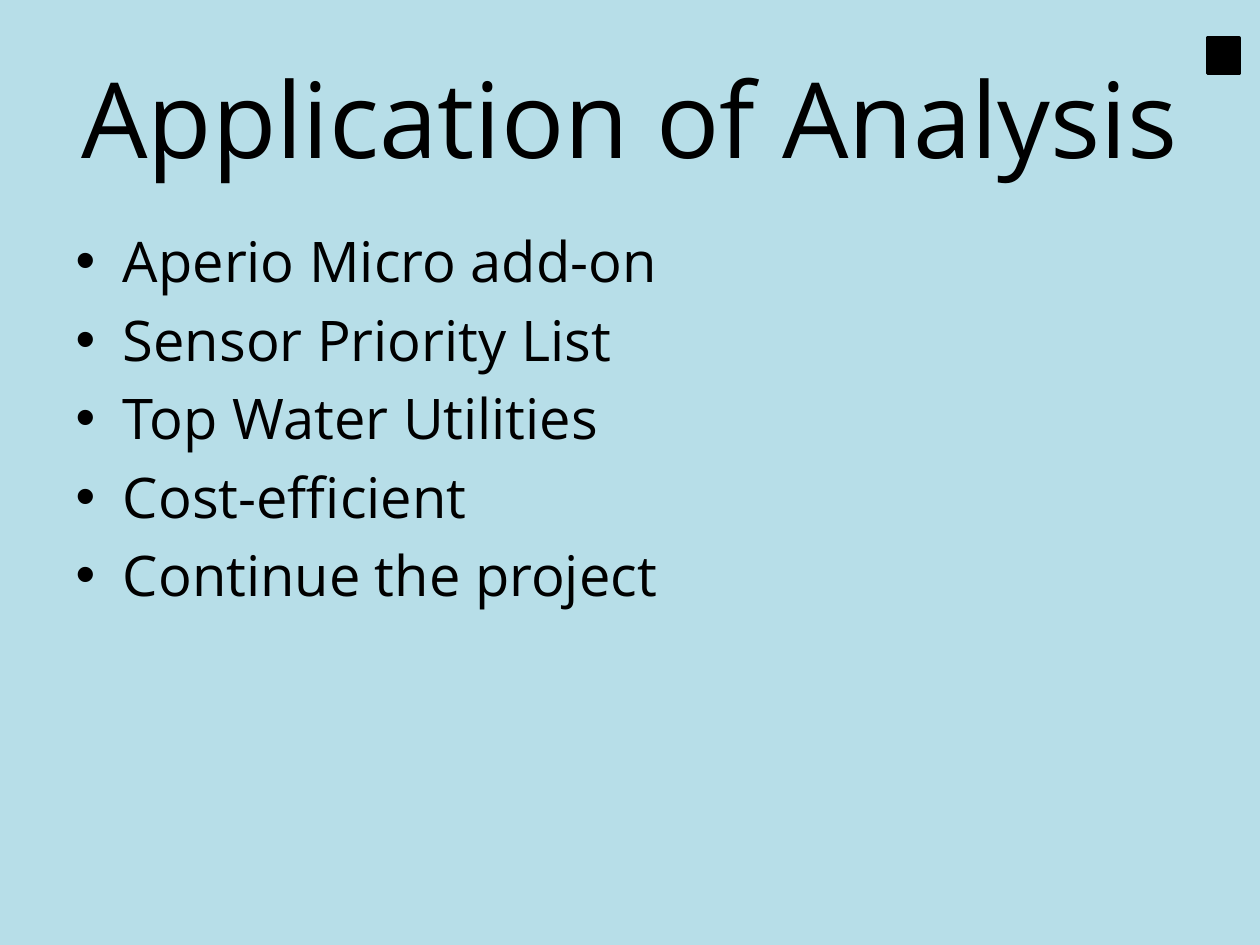
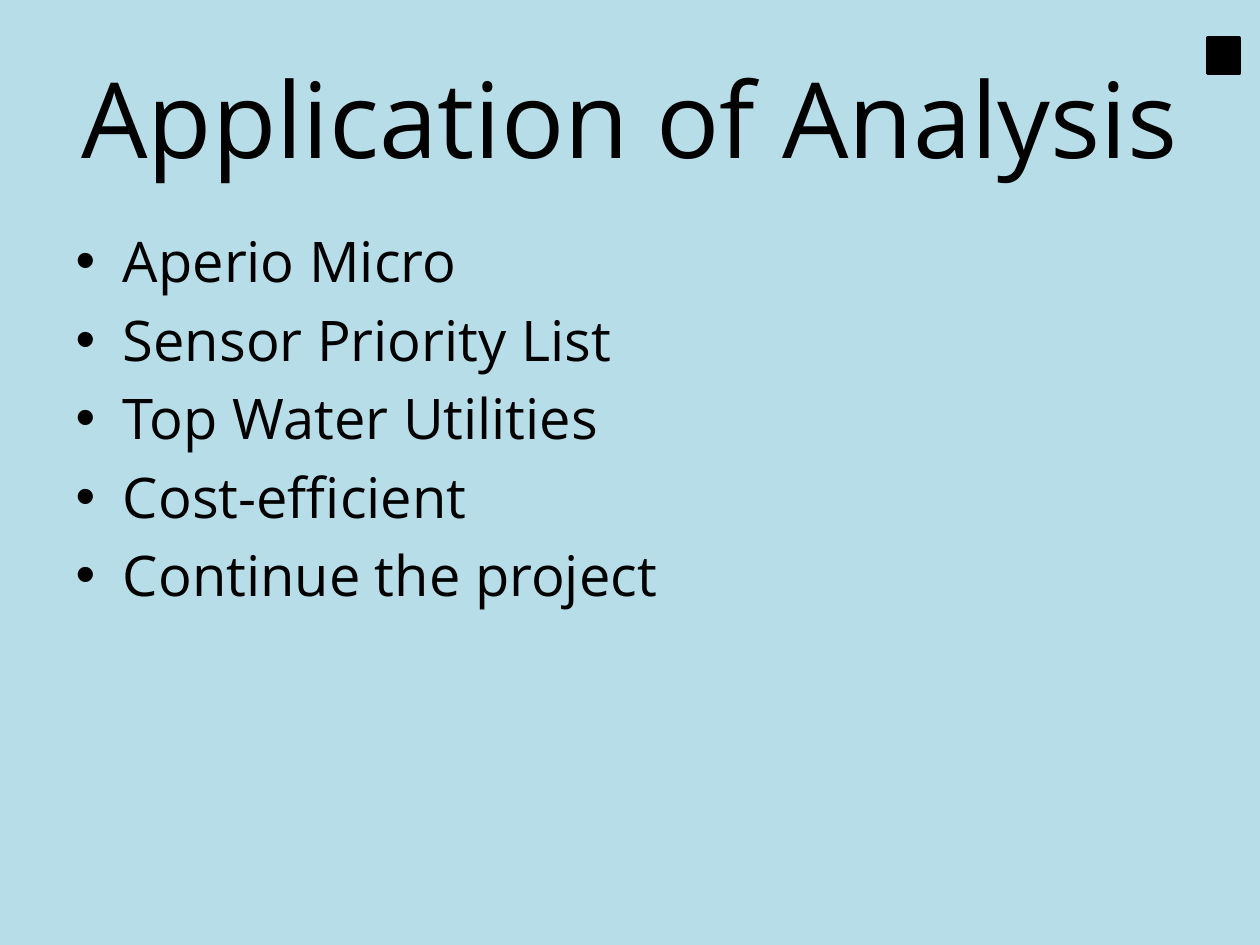
Before and after one commit to mdiamond14/Aperio, a slide deck: slide 9 of Presentation/Final Presentation.pptx. Drawn at 1260x945 pixels with LibreOffice and Linux fonts; fonts in the diff are those of the drawing. Boxes give left, top, right and bottom in pixels: in the first picture for what was removed or moved away, otherwise in the second. Text is boxed around its words. In the diff, an @@ line names an element or a change of style, - is before the commit and + after.

Commit message:
Final Presentation edit

```diff
--- a/Presentation/Final Presentation.pptx
+++ b/Presentation/Final Presentation.pptx
@@ text at [123, 241, 456, 296]: text changed @@
-• Aperio Micro add-on
+• Aperio Micro
```
